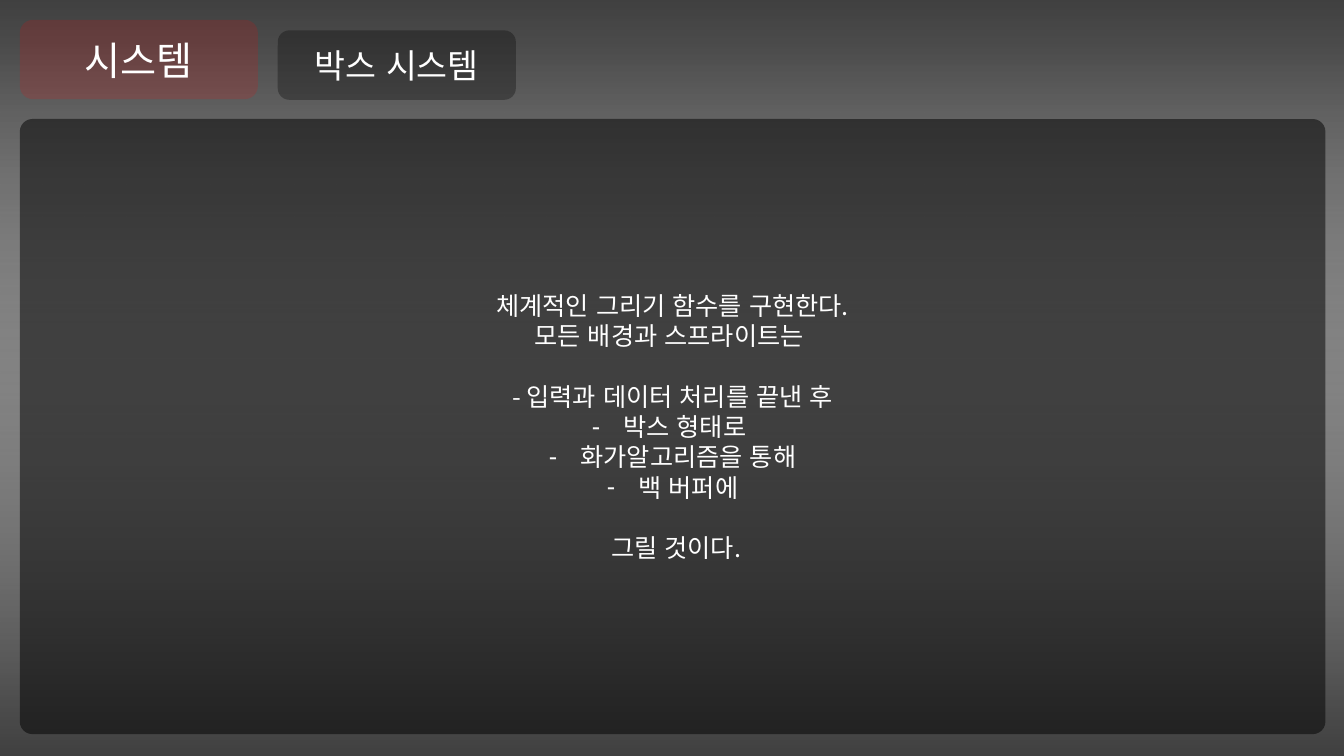
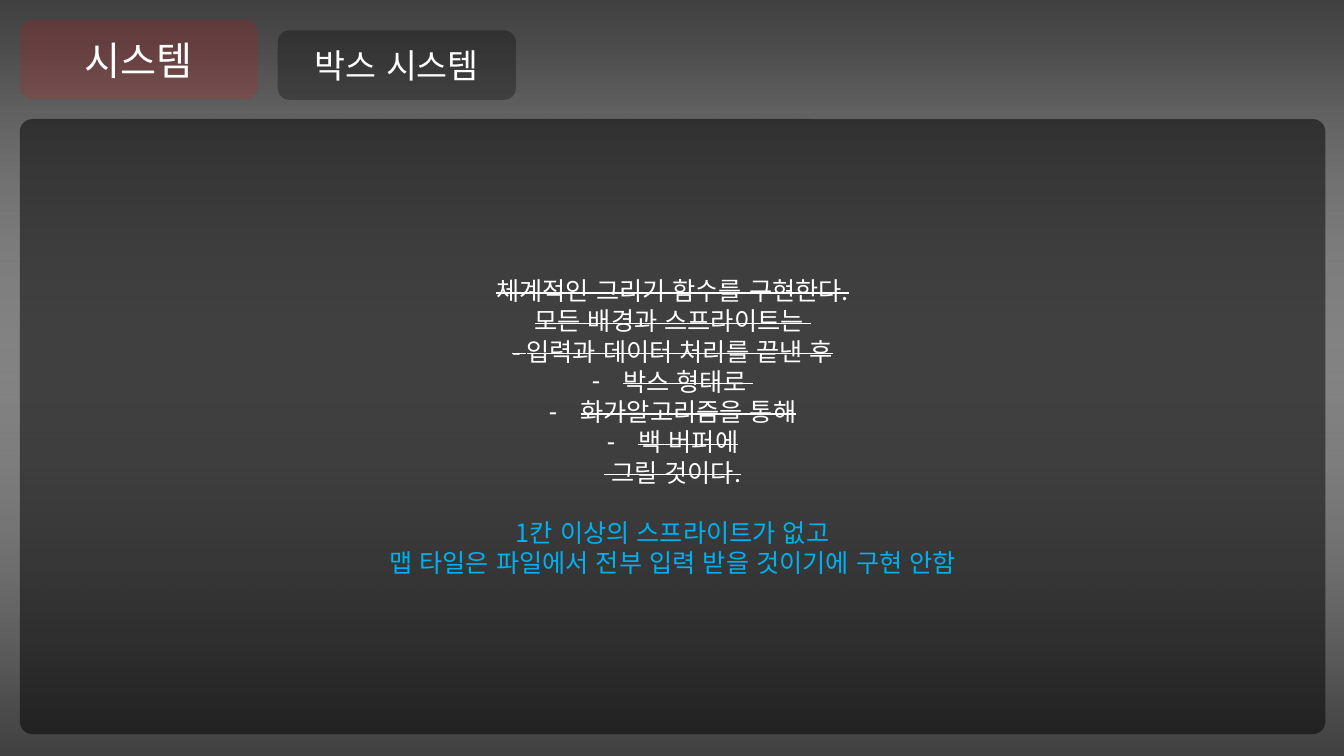
Before and after one commit to Niiok/inha_2021, a slide deck: slide 12 of May7ppt.pptm (slide 9 before the commit). Drawn at 1344x756 pixels with LibreOffice and Linux fonts; fonts in the diff are those of the drawing. Boxes give left, top, right and bottom in pixels: in the first picture for what was removed or moved away, otherwise in the second. Text is boxed around its words. In the diff, an @@ line names an element or a change of style, - is before the commit and + after.

```diff
--- a/May7ppt.pptm
+++ b/May7ppt.pptm
@@ text in rounded rectangle at [496, 279, 849, 484]: strikethrough on in "체계적인 그리기 함수를 구현한다.", "모든 배경과 스프라이트는", "- 입력과 데이터 처리를 끝낸 후", "박스 형태로" and 3 more places @@
@@ text in rounded rectangle at [389, 521, 955, 574]: paragraphs added @@
+1칸 이상의 스프라이트가 없고
+맵 타일은 파일에서 전부 입력 받을 것이기에 구현 안함
```
Also in this commit, not shown: 15 other slides changed, 10 slides added, 3 other files.
